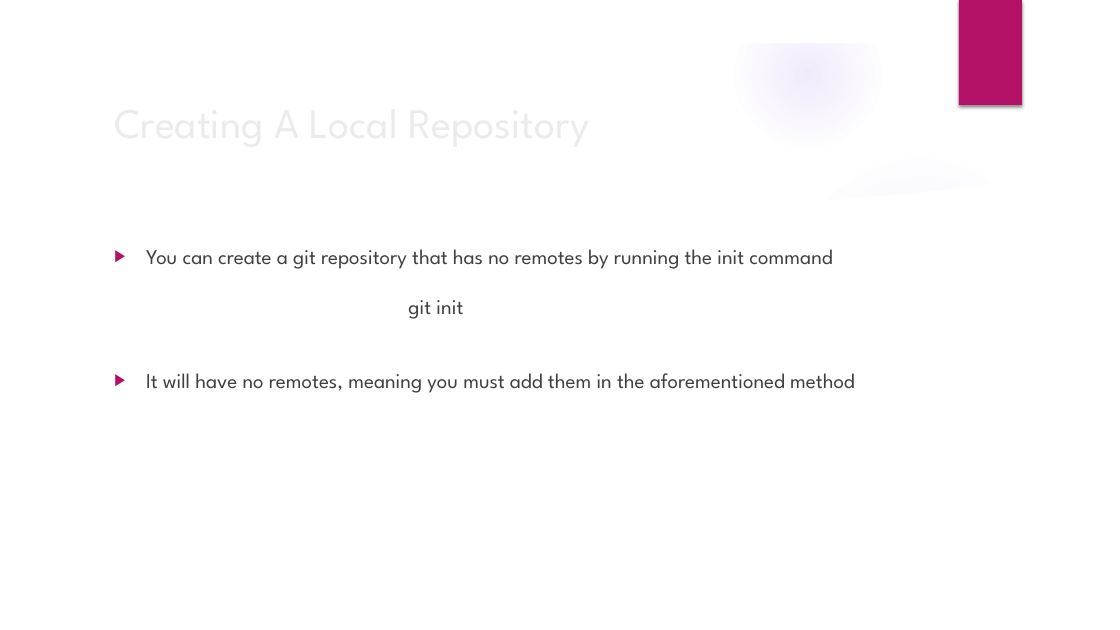
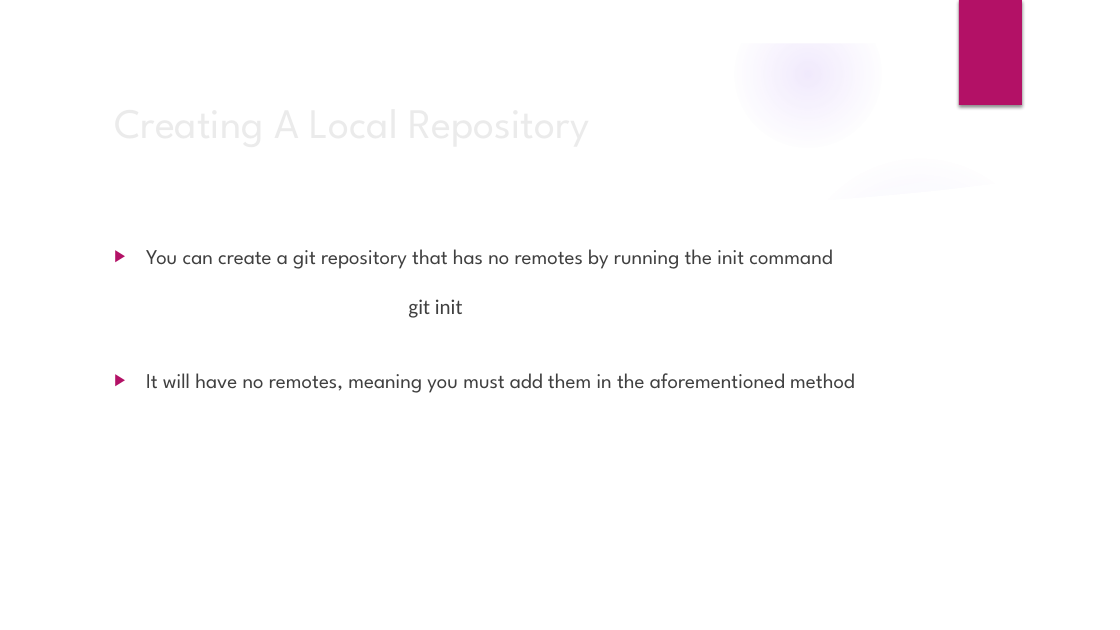
Before and after one commit to CalebBertels/SEinclass, a slide deck: slide 5 of Git.pptx (slide 6 before the commit). Drawn at 1120x630 pixels with LibreOffice and Linux fonts; fonts in the diff are those of the drawing; background and template pictures are left out. Boxes give left, top, right and bottom in pixels: in the first picture for what was removed or moved away, otherwise in the second. Text is boxed around its words. In the diff, an @@ line names an element or a change of style, - is before the commit and + after.

```diff
--- a/Git.pptx
+++ b/Git.pptx
@@ text at (146, 249, 832, 318): font League Spartan to Calibri in "git init" @@
```
Also in this commit, not shown: 3 other slides changed, 1 slide removed.
